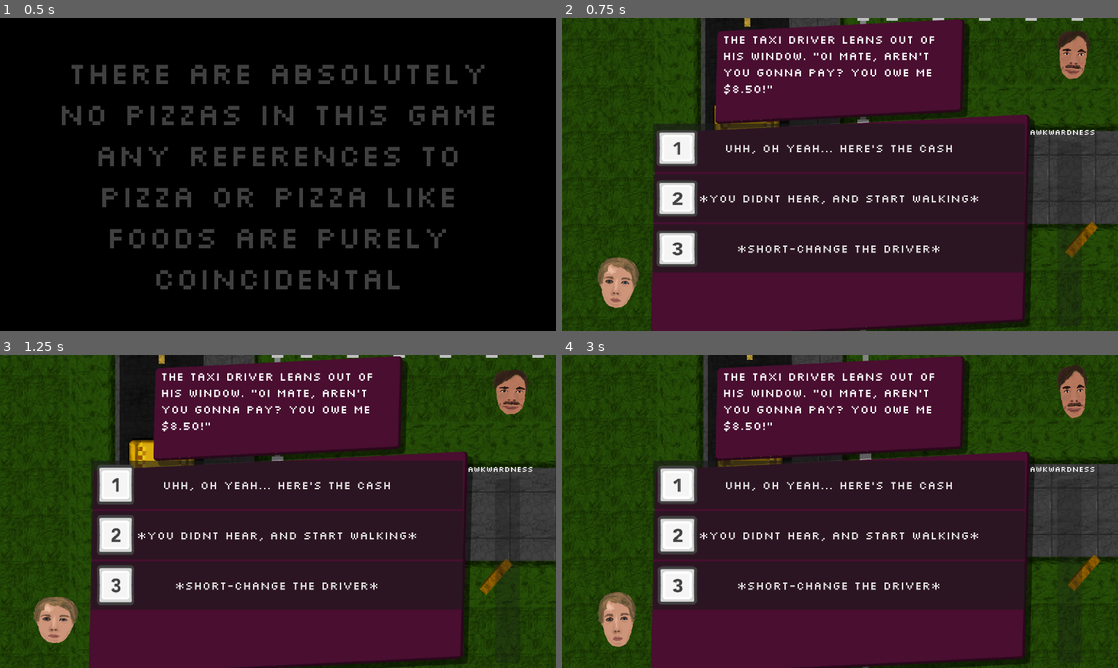
Above: before the commit, frames 1-4 (two rows, left to right).
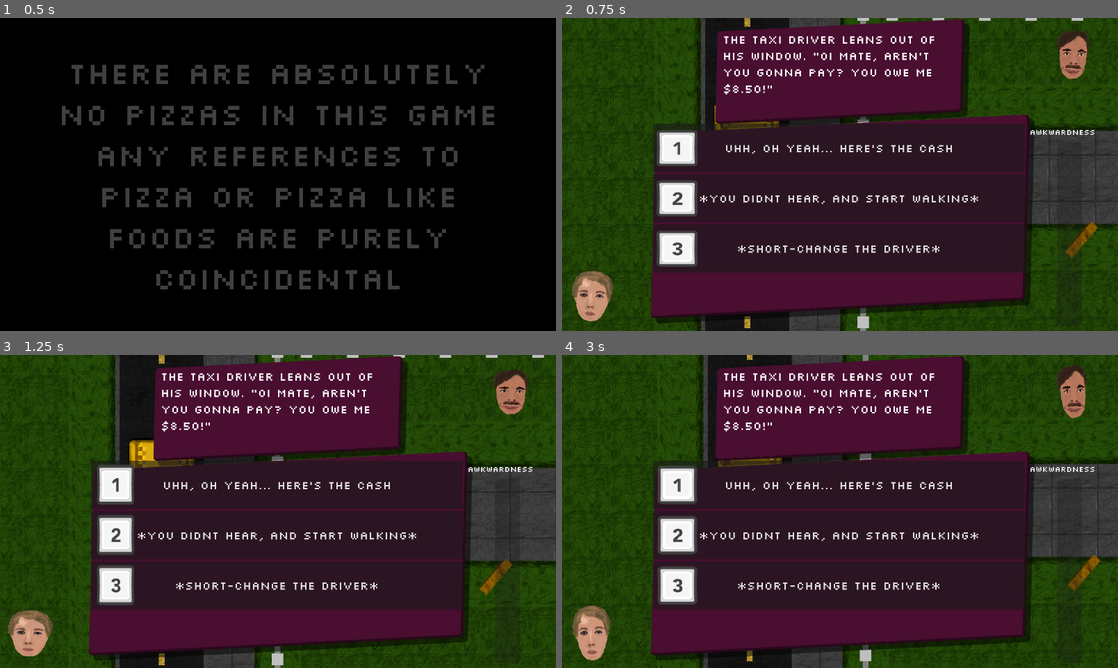
Above: after the commit, the same moments.

Repository: Jibby-Games/PizzaJam11
Game: Godot game, scene res://menu/intro.tscn
Same seed, same stepped clock (60 frames per second), same inputs: the game is played once before the commit and once after it.
Inputs (mouse positions are in pixels of both pictures, inside the frame that each line leads up to):
- Up to frame 1 (0.5 s): no input
- Up to frame 2 (0.75 s): tap Enter (ui_accept) at 0.5 s; move the mouse to (962, 158) at 0.52 s; press the mouse at (962, 158) at 0.53 s; hold D (right) from 0.53 s (still down)
- Up to frame 3 (1.25 s): keep holding D (right); tap Enter (ui_accept) at 0.77 s
- Up to frame 4 (3 s): release D (right) at 1.25 s; release the mouse at (962, 495) at 1.25 s; click "*you didnt hear, and start wa…" at 1.25 s; move the mouse to (728, 527) at 2.02 s; hold S (down) 2.03-2.78 s; click (728, 527) at 2.1 s; tap Enter (ui_accept) at 2.27 s; tap R (restart) at 2.75 s; move the mouse to (895, 442) at 2.77 s; press the mouse at (895, 442) at 2.78 s; hold D (right) from 2.78 s (still down)

Frame 1 is identical in both runs. In frame 2, 6.7% of the frame differs, in the area x 1-85%, y 31-100%; in frame 3, 6.7%; in frame 4, 6.8%.

Commit message:
UI tweaks

Diff:
--- a/ui/awkward_event_system.tscn
+++ b/ui/awkward_event_system.tscn
@@ -78,6 +78,7 @@
 offset_left = -387.0
 offset_top = -429.0
 offset_right = 388.0
+offset_bottom = -45.0
 grow_horizontal = 2
 grow_vertical = 0
 
@@ -180,8 +181,8 @@
 
 [node name="InputPrompt" parent="ResponseScreen" instance=ExtResource("3_m2sxk")]
 layout_mode = 1
-offset_top = -100.0
-offset_bottom = 0.0
+offset_top = -136.0
+offset_bottom = -36.0
 
 [node name="NPCPortrait" parent="." instance=ExtResource("6_eyki4")]
 layout_mode = 1
--- a/ui/person_portait.tscn
+++ b/ui/person_portait.tscn
@@ -111,7 +111,7 @@
 position = Vector2(64, 64)
 sprite_frames = ExtResource("1_x54nv")
 animation = &"player_talking"
-frame_progress = 0.941031
+frame_progress = 0.716045
 
 [node name="AnimationPlayer" type="AnimationPlayer" parent="."]
 root_node = NodePath("../Head")
--- a/ui/ui.tscn
+++ b/ui/ui.tscn
@@ -391,7 +391,6 @@
 offset_bottom = -30.0
 
 [node name="DialogueBox" type="Control" parent="."]
-visible = false
 layout_mode = 3
 anchors_preset = 0
 offset_right = 1151.0
@@ -404,9 +403,9 @@
 anchor_top = 1.0
 anchor_right = 0.5
 anchor_bottom = 1.0
-offset_left = -439.5
+offset_left = -407.5
 offset_top = -165.0
-offset_right = 440.5
+offset_right = 408.5
 offset_bottom = -29.0
 grow_horizontal = 2
 grow_vertical = 0
@@ -424,9 +423,9 @@
 anchor_top = 1.0
 anchor_right = 0.5
 anchor_bottom = 1.0
-offset_left = -439.5
+offset_left = -407.5
 offset_top = -165.0
-offset_right = 440.5
+offset_right = 408.5
 offset_bottom = -29.0
 grow_horizontal = 2
 grow_vertical = 0
@@ -488,10 +487,10 @@
 anchors_preset = 2
 anchor_top = 1.0
 anchor_bottom = 1.0
-offset_left = 6.0
-offset_top = -397.0
-offset_right = 67.0
-offset_bottom = -374.0
+offset_left = 8.0
+offset_top = -576.0
+offset_right = 69.0
+offset_bottom = -553.0
 grow_vertical = 0
 text = "Bladder"
 label_settings = SubResource("LabelSettings_53wev")
@@ -501,10 +500,10 @@
 anchors_preset = 2
 anchor_top = 1.0
 anchor_bottom = 1.0
-offset_left = 24.0
-offset_top = -24.0
-offset_right = 367.0
-offset_bottom = 5.0
+offset_left = 26.0
+offset_top = -203.0
+offset_right = 369.0
+offset_bottom = -174.0
 grow_vertical = 0
 rotation = -1.57079
 theme_override_styles/fill = SubResource("StyleBoxFlat_g7x2x")
@@ -524,15 +523,14 @@
 label_settings = ExtResource("5_agqrw")
 
 [node name="AwkwardEventSystem" parent="." instance=ExtResource("8_xspnj")]
+visible = false
 
 [node name="PlayerPortrait" parent="." instance=ExtResource("9_xhkf5")]
 anchors_preset = 2
 anchor_top = 1.0
 anchor_bottom = 1.0
-offset_left = 53.0
-offset_top = -158.0
-offset_right = 181.0
-offset_bottom = -30.0
+offset_top = -130.0
+offset_bottom = -2.0
 grow_vertical = 0
 
 [node name="Awkwardness" type="Control" parent="."]
